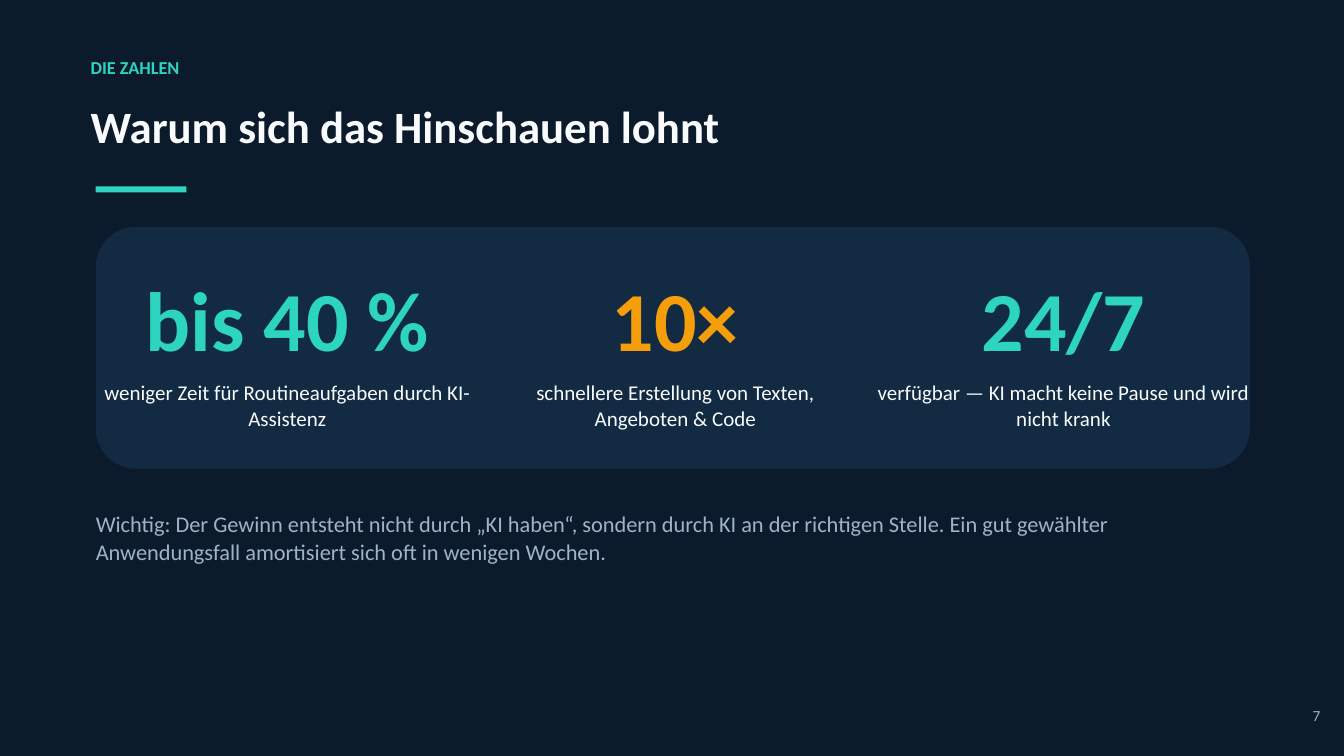
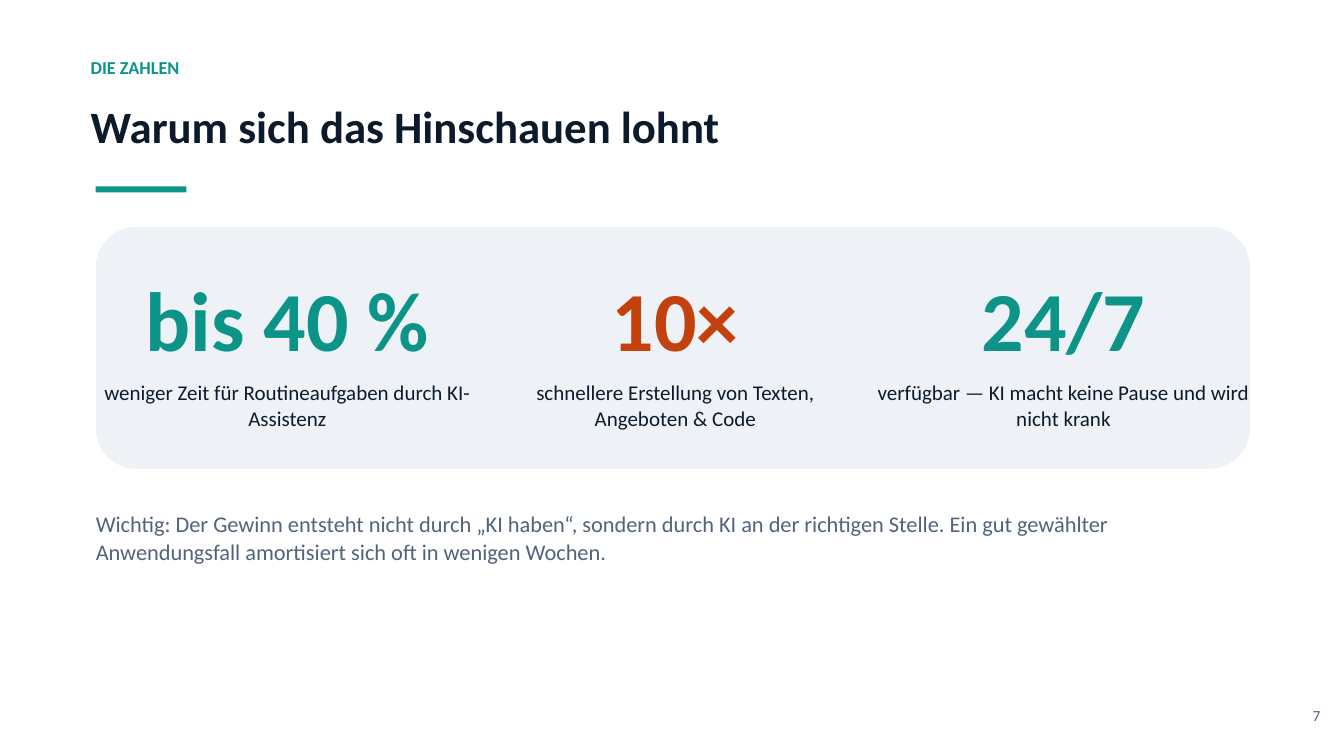
Before and after one commit to proark1/crypto, a slide deck: slide 7 of workshop/KI-Workshop.pptx. Drawn at 1344x756 pixels with LibreOffice and Linux fonts; fonts in the diff are those of the drawing. Boxes give left, top, right and bottom in pixels: in the first picture for what was removed or moved away, otherwise in the second. Text is boxed around its words. In the diff, an @@ line names an element or a change of style, - is before the commit and + after.

```diff
--- a/workshop/KI-Workshop.pptx
+++ b/workshop/KI-Workshop.pptx
@@ background #0B1B2B to #FFFFFF @@
@@ rectangle at box(96, 187, 187, 193): fill #2DD4BF to #0D9488 @@
@@ rounded rectangle at box(96, 227, 1250, 469): fill #122A42 to #EEF2F7 @@
@@ text "10×" at box(612, 296, 739, 352): text colour #F59E0B to #C2410C @@
@@ text colour #2DD4BF to #0D9488 in 3 elements at box(91, 62, 180, 74), box(145, 292, 348, 352), box(982, 292, 1146, 355) @@
@@ text colour #F8FAFC to #0B1B2B in 4 elements at box(91, 111, 719, 144), box(104, 385, 470, 426), box(536, 385, 814, 430), box(878, 385, 1249, 426) @@
@@ text "Wichtig: Der Gewinn entsteht nicht ..." at box(96, 516, 1108, 564): text colour #9FB3C8 to #51647B @@
@@ text "7" at box(1313, 711, 1321, 721): text colour #9FB3C8 to #51647B @@
```
Also in this commit, not shown: 22 other slides changed, 1 other file.
